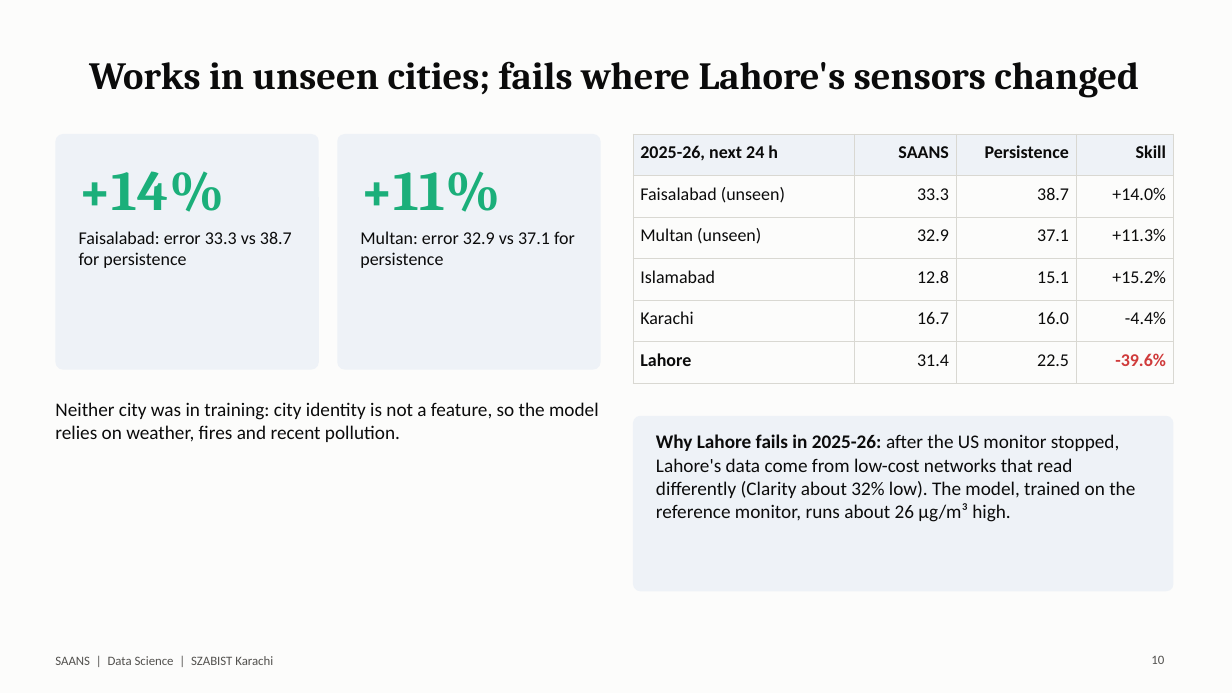
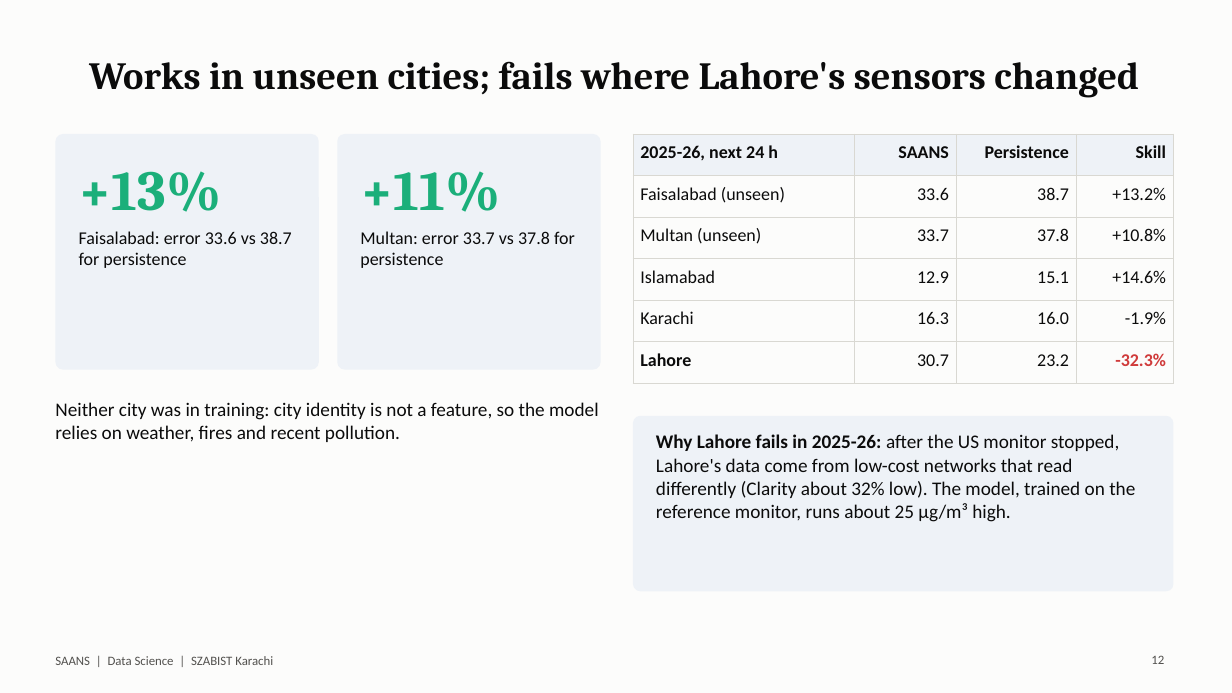
Before and after one commit to FarhanRajputFelix/saans, a slide deck: slide 12 of reports/SAANS_Presentation.pptx (slide 10 before the commit). Drawn at 1232x693 pixels with LibreOffice and Linux fonts; fonts in the diff are those of the drawing. Boxes give left, top, right and bottom in pixels: in the first picture for what was removed or moved away, otherwise in the second. Text is boxed around its words. In the diff, an @@ line names an element or a change of style, - is before the commit and + after.

```diff
--- a/reports/SAANS_Presentation.pptx
+++ b/reports/SAANS_Presentation.pptx
@@ table at [633,134,1174,370] @@
-row 2, column 2: 33.3
+row 2, column 2: 33.6
-row 2, column 4: +14.0%
+row 2, column 4: +13.2%
-row 3: Multan (unseen) | 32.9 | 37.1 | +11.3%
+row 3: Multan (unseen) | 33.7 | 37.8 | +10.8%
-row 4, column 2: 12.8
+row 4, column 2: 12.9
-row 4, column 4: +15.2%
+row 4, column 4: +14.6%
-row 5, column 2: 16.7
+row 5, column 2: 16.3
-row 5, column 4: -4.4%
+row 5, column 4: -1.9%
-row 6: Lahore | 31.4 | 22.5 | -39.6%
+row 6: Lahore | 30.7 | 23.2 | -32.3%
@@ text at [79,171,222,212]: text changed @@
-+14%
++13%
@@ text at [79,231,292,268]: text changed @@
-Faisalabad: error 33.3 vs 38.7 for persistence
+Faisalabad: error 33.6 vs 38.7 for persistence
@@ text at [360,231,575,268]: text changed @@
-Multan: error 32.9 vs 37.1 for persistence
+Multan: error 33.7 vs 37.8 for persistence
@@ text at [656,434,1135,522]: text changed @@
-Why Lahore fails in 2025-26: after the US monitor stopped, Lahore's data come from low-cost networks that read differently (Clarity about 32% low). The model, trained on the reference monitor, runs about 26 µg/m³ high.
+Why Lahore fails in 2025-26: after the US monitor stopped, Lahore's data come from low-cost networks that read differently (Clarity about 32% low). The model, trained on the reference monitor, runs about 25 µg/m³ high.
@@ page number at [1151,655,1164,664]: text changed @@
-10
+12
```
Also in this commit, not shown: 10 other slides changed, 4 slides added, 1 slide removed, 4 other files.
